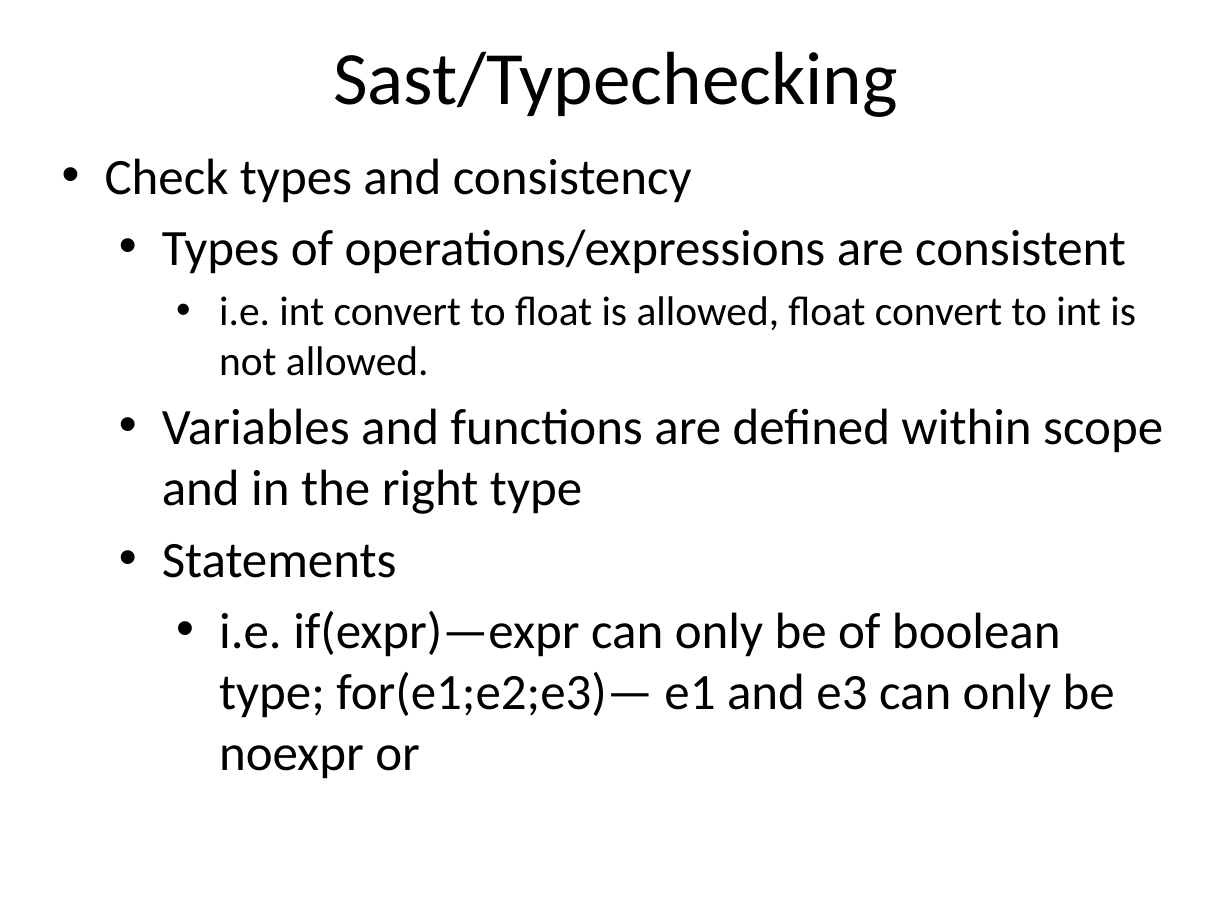
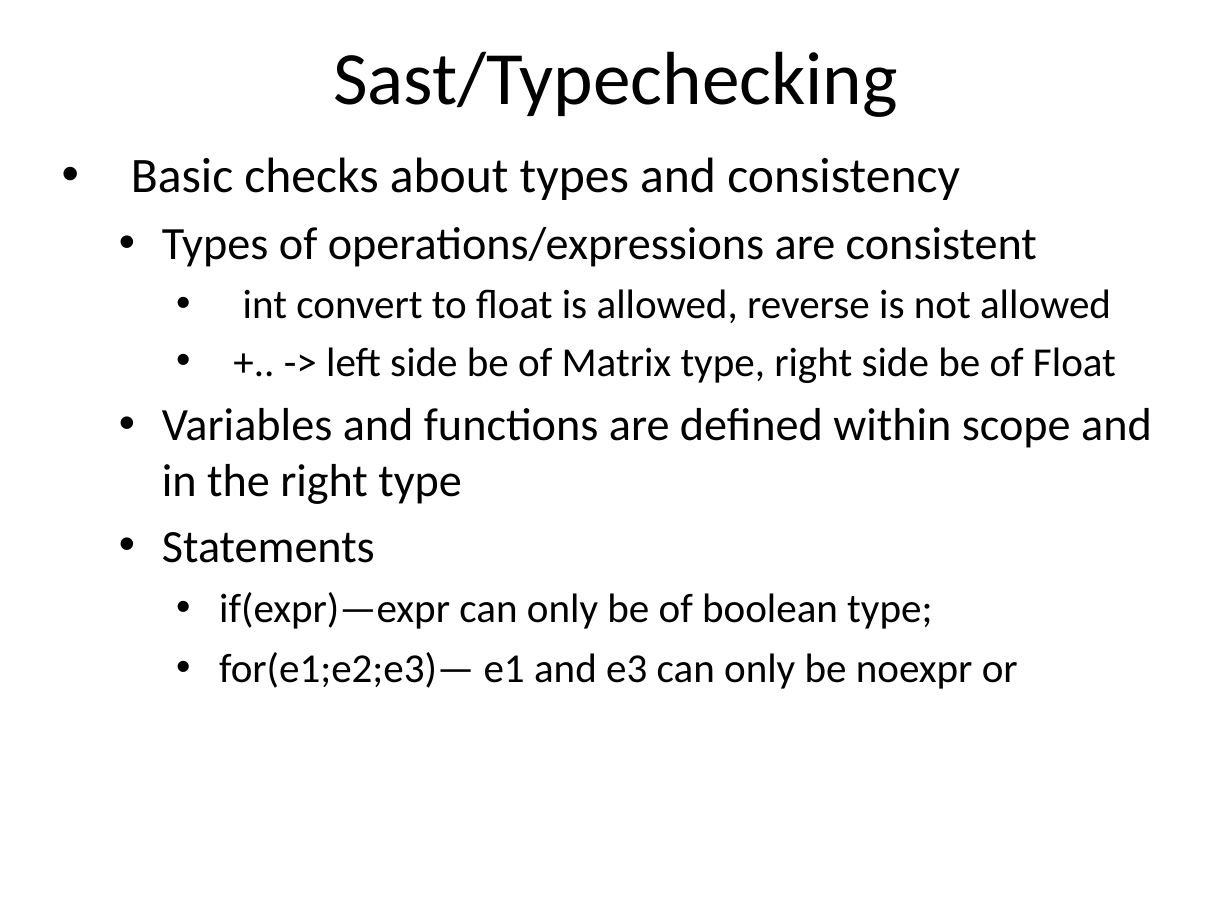
Before and after one commit to liufei11111/w4115PLT, a slide deck: slide 14 of src/project/demo/PLTFinalPresentation.pptx. Drawn at 1232x924 pixels with LibreOffice and Linux fonts; fonts in the diff are those of the drawing. Boxes give left, top, right and bottom in pixels: in the first picture for what was removed or moved away, otherwise in the second. Text is boxed around its words. In the diff, an @@ line names an element or a change of style, - is before the commit and + after.

Commit message:
Updated ppt.

```diff
--- a/src/project/demo/PLTFinalPresentation.pptx
+++ b/src/project/demo/PLTFinalPresentation.pptx
@@ text at (131,157,960,200): text changed; size 29.8 to 29 pt @@
-• Check types and consistency
+• Basic checks about types and consistency
@@ text at (162,227,1152,563): size 29.8 to 27 pt in "Types of operations/expressions are consistent", "Variables and functions are defined within scope ...", "Statements" @@
@@ text at (243,289,1116,383): text changed; size 24.2 to 24 pt @@
-    • i.e. int convert to float is allowed, float convert to int is not allowed.
+    • int convert to float is allowed, reverse is not allowed
+    • +.. -> left side be of Matrix type, right side be of Float
@@ text at (219,592,1018,689): text changed; size 29.8 to 24 pt @@
-    • i.e. if(expr)—expr can only be of boolean type; for(e1;e2;e3)— e1 and e3 can only be noexpr or
+    • if(expr)—expr can only be of boolean type;
+    • for(e1;e2;e3)— e1 and e3 can only be noexpr or
```
Also in this commit, not shown: 11 other slides changed, 1 slide added, 1 slide removed.
